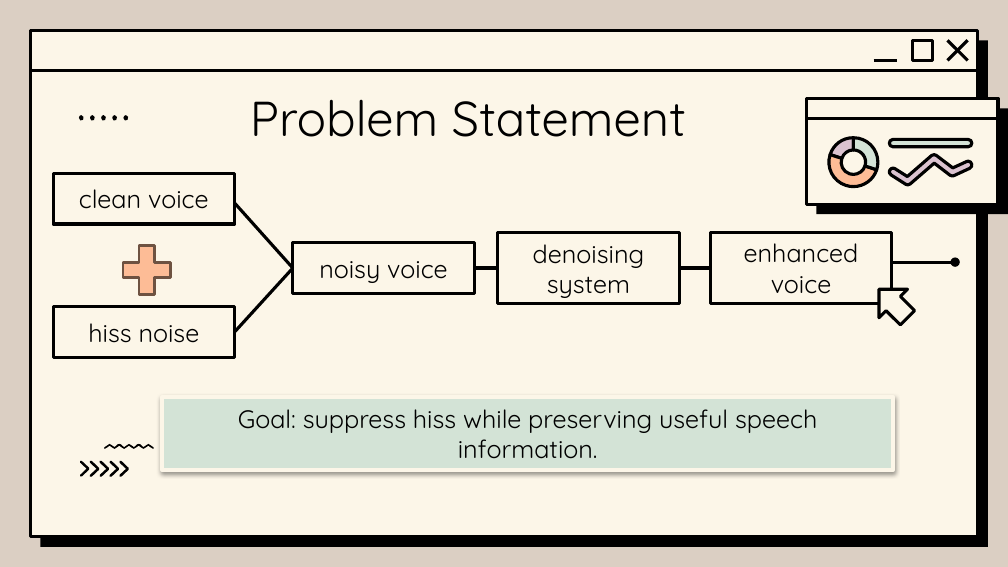
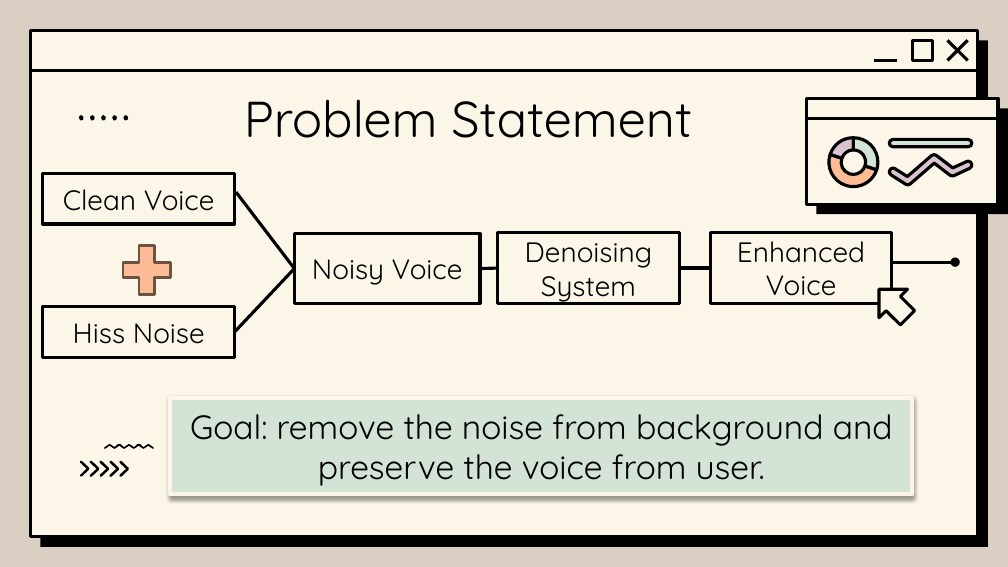
Before and after one commit to Xiejz959/2026-Signal-System-Pres, a slide deck: slide 6 of Slide/Slide_draft_4.0.pptx (slide 7 before the commit). Drawn at 1008x567 pixels with LibreOffice and Linux fonts; fonts in the diff are those of the drawing; background and template pictures are left out. Boxes give left, top, right and bottom in pixels: in the first picture for what was removed or moved away, otherwise in the second. Text is boxed around its words. In the diff, an @@ line names an element or a change of style, - is before the commit and + after.

```diff
--- a/Slide/Slide_draft_4.0.pptx
+++ b/Slide/Slide_draft_4.0.pptx
@@ title "Problem Statement" at box(244, 99, 692, 138): size 35 to 36 pt @@
@@ rectangle "Clean Voice": place and size @@
-rectangle "Clean Voice" at box(53, 173, 235, 224)
+rectangle "Clean Voice" at box(43, 173, 235, 224)
@@ text in rectangle at box(63, 189, 215, 211): text changed; size 18 to 20 pt @@
-clean voice
+Clean Voice
@@ line moved from (235, 203) - (293, 268) to (236, 193) - (294, 268) @@
@@ rectangle "Noisy Voice": place and size @@
-rectangle "Noisy Voice" at box(293, 243, 475, 293)
+rectangle "Noisy Voice" at box(294, 234, 480, 303)
@@ text in rectangle at box(525, 233, 653, 304): text changed; size 18 to 20 pt @@
-denoising system
+Denoising System
@@ text in rectangle at box(737, 233, 865, 304): text changed; size 18 to 20 pt @@
-enhanced voice
+Enhanced Voice
@@ text in rectangle at box(312, 259, 463, 285): text changed; size 18 to 20 pt @@
-noisy voice
+Noisy Voice
@@ line moved from (475, 268) - (498, 268) to (480, 268) - (498, 268) @@
@@ rectangle "Hiss Noise": place and size @@
-rectangle "Hiss Noise" at box(53, 306, 235, 357)
+rectangle "Hiss Noise" at box(43, 306, 235, 357)
@@ text in rectangle at box(73, 323, 205, 344): text changed; size 18 to 20 pt @@
-hiss noise
+Hiss Noise
@@ rectangle "Goal: remove the noise from ...": place and size @@
-rectangle "Goal: remove the noise from ..." at box(162, 397, 893, 470)
+rectangle "Goal: remove the noise from ..." at box(170, 398, 912, 494)
@@ text in rectangle at box(190, 414, 893, 486): text changed; size 18 to 24 pt @@
-Goal: suppress hiss while preserving useful speech information.
+Goal: remove the noise from background and preserve the voice from user.
```
Also in this commit, not shown: 13 other slides changed, 1 slide added, 2 slides removed, 5 other files.
